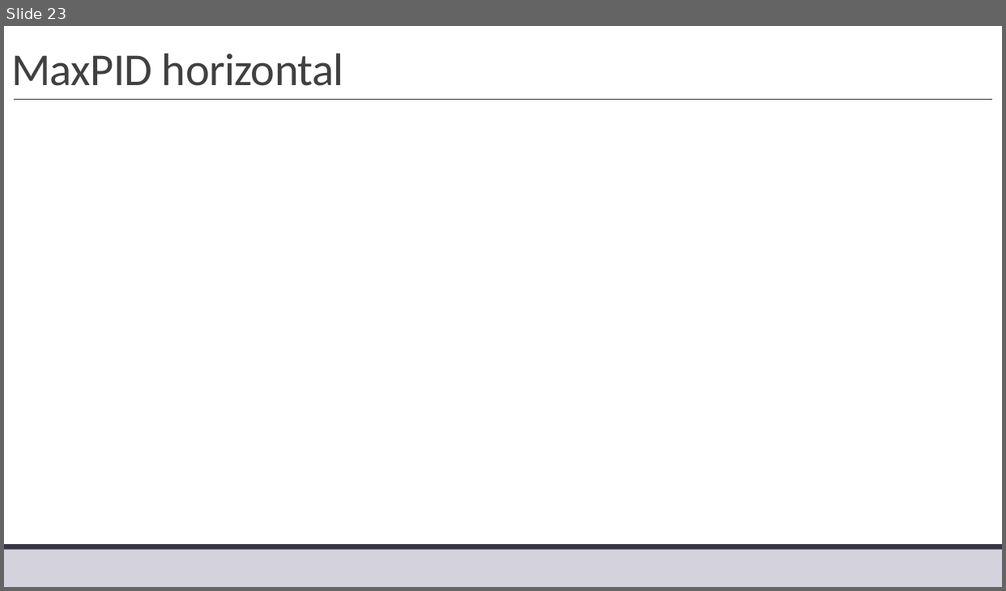
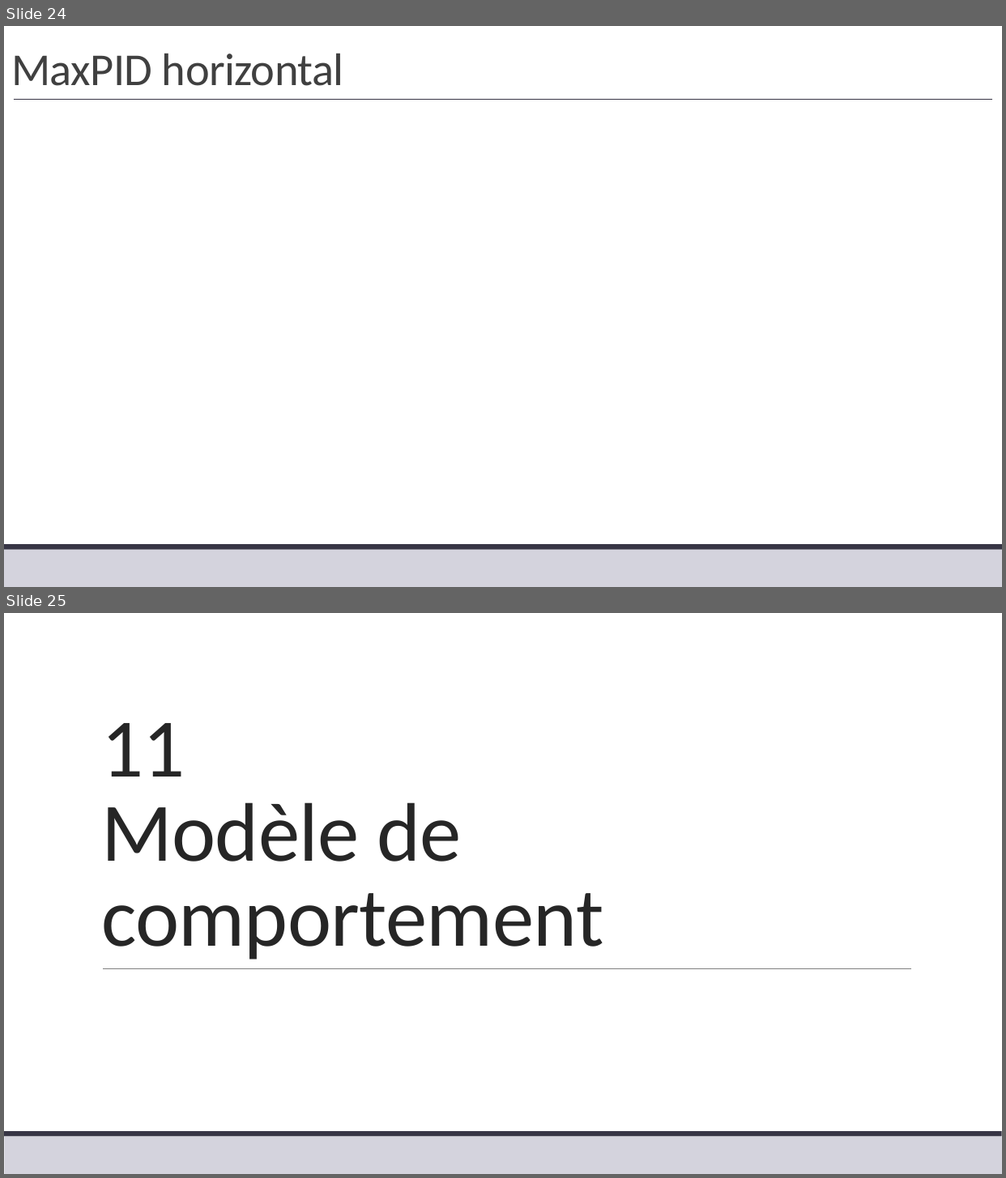
Before and after one commit to xpessoles/TP_Corriges, a slide deck: 11_MaxPID/11_MaxPID_Corrige.pptx. Shown one above the other, each under a label of ours: slide 23 before the commit, slides 24 and 25 after it. The pictures are 1006x591 and 1006x1178 pixels, drawn with LibreOffice and Linux fonts; fonts in the diff are those of the drawing. Boxes give left, top, right and bottom in pixels: in the first picture for what was removed or moved away, otherwise in the second. Text is boxed around its words. In the diff, an @@ line names an element or a change of style, - is before the commit and + after.

```diff
--- a/11_MaxPID/11_MaxPID_Corrige.pptx
+++ b/11_MaxPID/11_MaxPID_Corrige.pptx
@@ slide 25 added at [4,613,1002,1174], background #FFFFFF; not listed: 2 template elements that a slide beside it also shows @@
@@ title added at [101,723,603,960], 80 pt, text #262626 @@
+11
+Modèle de comportement
@@ line added from (103, 969) to (911, 969), #808080 0.5 pt @@
@@ what was slide 23 is now slide 24 @@
```
Also in this commit, not shown: 1 slide changed, 4 other slides added, 5 other files.
